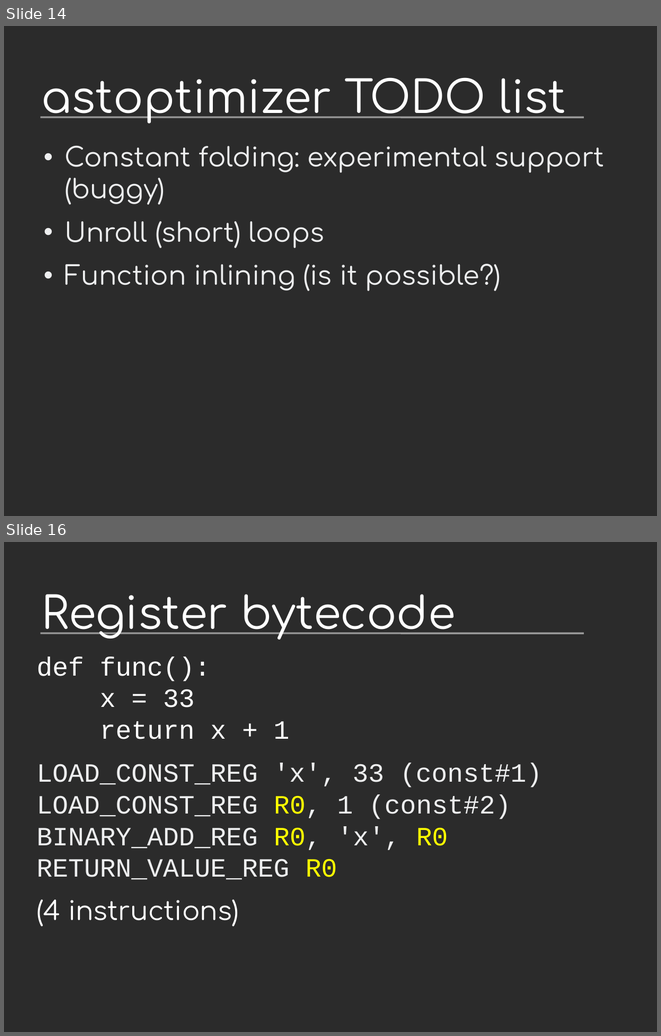
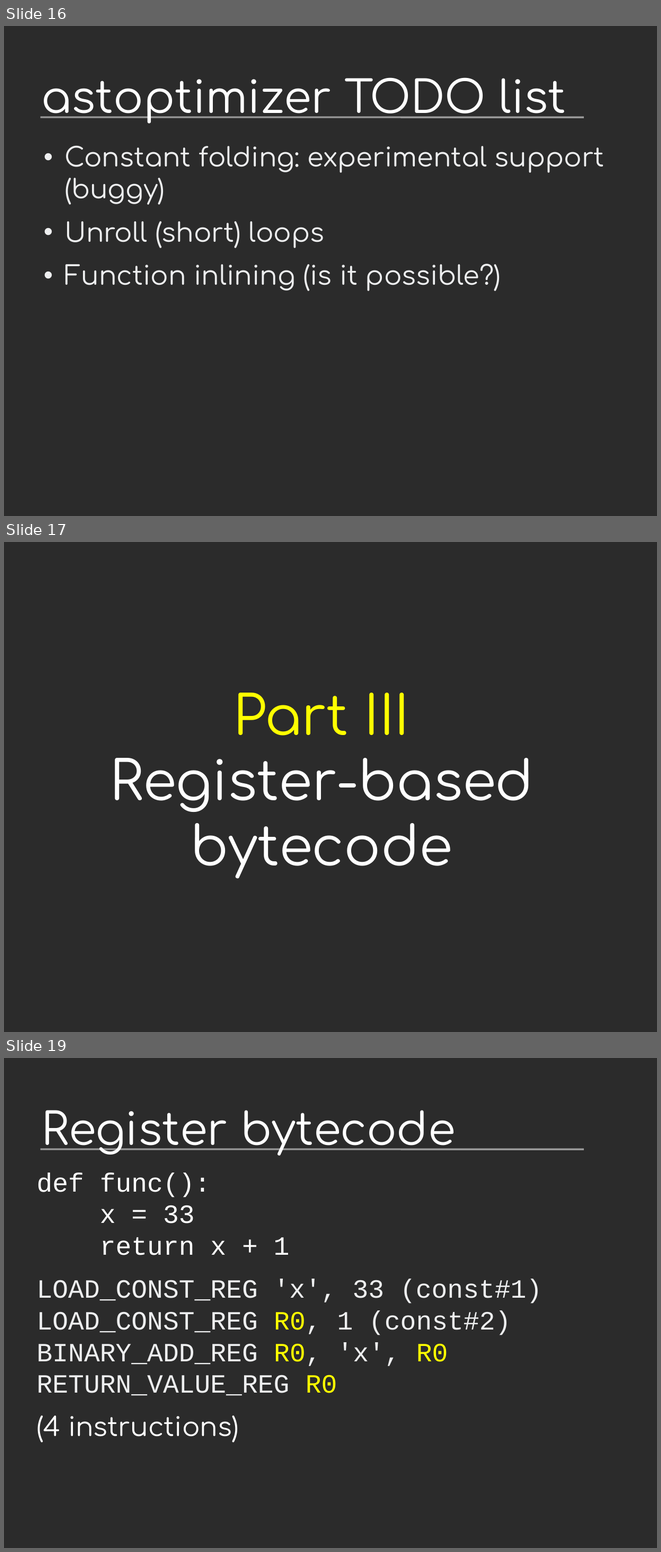
Before and after one commit to vstinner/talks, a slide deck: 2013-FOSDEM/faster_cpython.odp. Shown one above the other, each under a label of ours: slides 14 and 16 before the commit, slides 16, 17 and 19 after it; the slides between them are not shown. The pictures are 661x1036 and 661x1552 pixels, drawn with LibreOffice and Linux fonts; fonts in the diff are those of the drawing; background and template pictures are left out; a plain dark background stands for a picture behind light text. Boxes give left, top, right and bottom in pixels: in the first picture for what was removed or moved away, otherwise in the second. Text is boxed around its words. In the diff, an @@ line names an element or a change of style, - is before the commit and + after.

```diff
--- a/2013-FOSDEM/faster_cpython.odp
+++ b/2013-FOSDEM/faster_cpython.odp
@@ slide 17 added at (4, 542, 657, 1032), background picture (left out) @@
@@ text added at (109, 693, 533, 878), 66 pt, text #FFFFFF @@
+Part III
+Register-based
+bytecode
@@ what was slide 14 is now slide 16 @@
@@ what was slide 16 is now slide 19 @@
```
Also in this commit, not shown: 15 slides changed, 4 other slides added, 1 other file.
